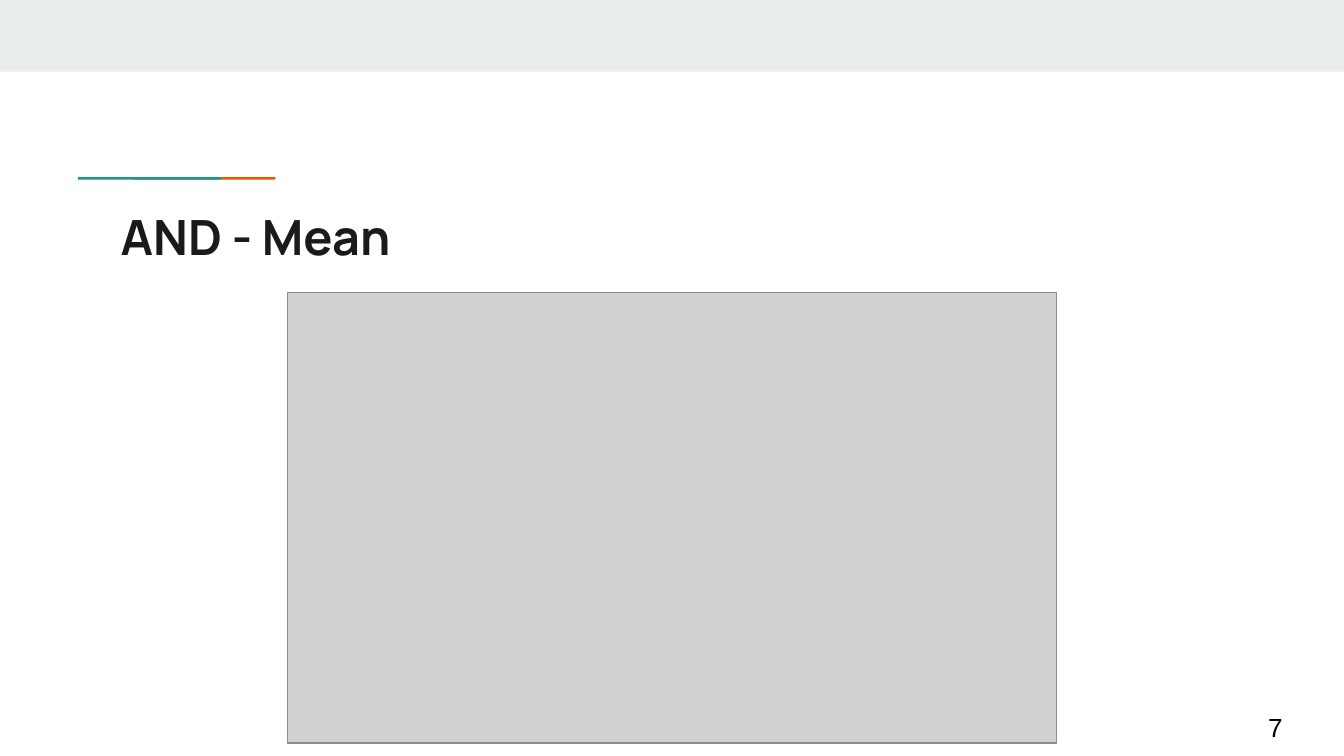
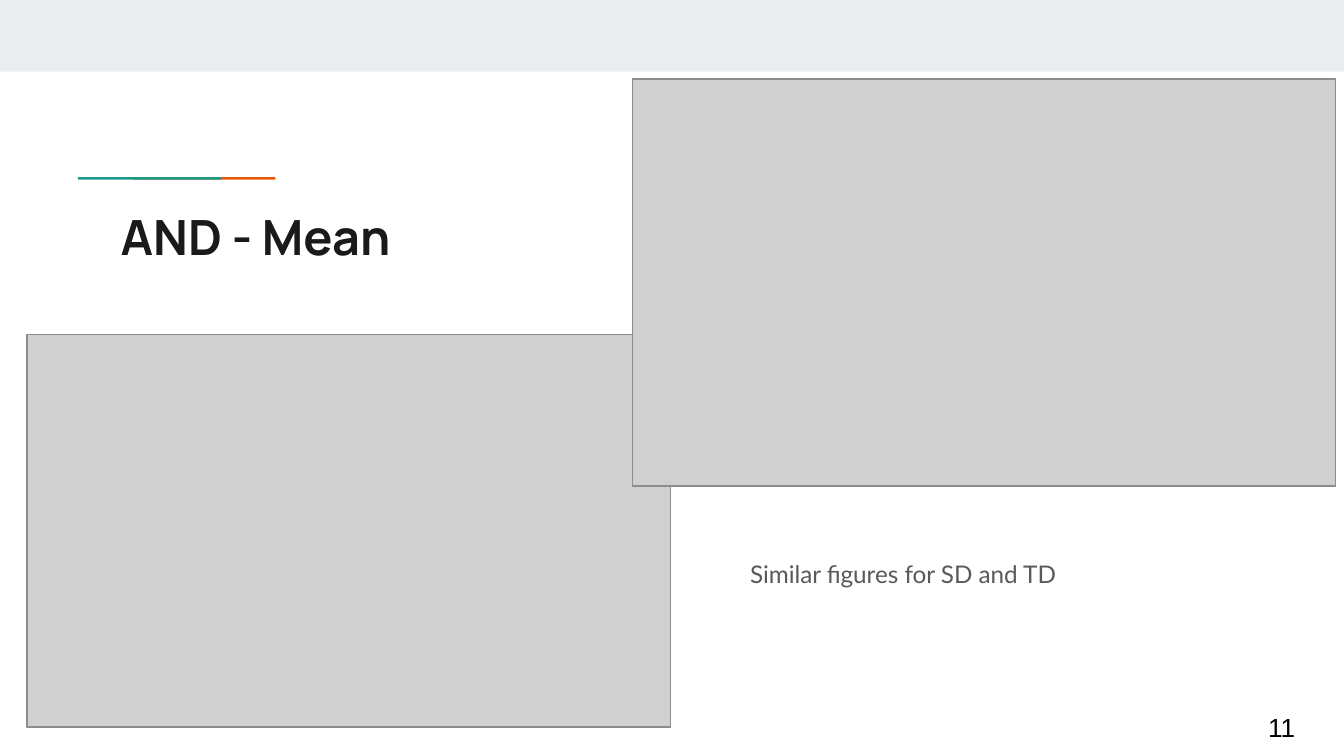
Before and after one commit to jodokae/cmput663-cpp-replic, a slide deck: slide 11 of presentation/Presentation-A2.pptx (slide 7 before the commit). Drawn at 1344x756 pixels with LibreOffice and Linux fonts; fonts in the diff are those of the drawing; grey boxes stand for pictures. Boxes give left, top, right and bottom in pixels: in the first picture for what was removed or moved away, otherwise in the second. Text is boxed around its words. In the diff, an @@ line names an element or a change of style, - is before the commit and + after.

```diff
--- a/presentation/Presentation-A2.pptx
+++ b/presentation/Presentation-A2.pptx
@@ picture added at [633,79,1336,487] @@
@@ picture: place and size @@
-picture at [288,293,1056,743]
+picture at [27,335,671,727]
@@ text added at [750,565,1056,588], 13 pt, text #595959 @@
+Similar figures for SD and TD
@@ page number at [1268,719,1295,737]: text changed @@
-7
+11
```
Also in this commit, not shown: 9 other slides changed, 1 slide added, 1 other file.
